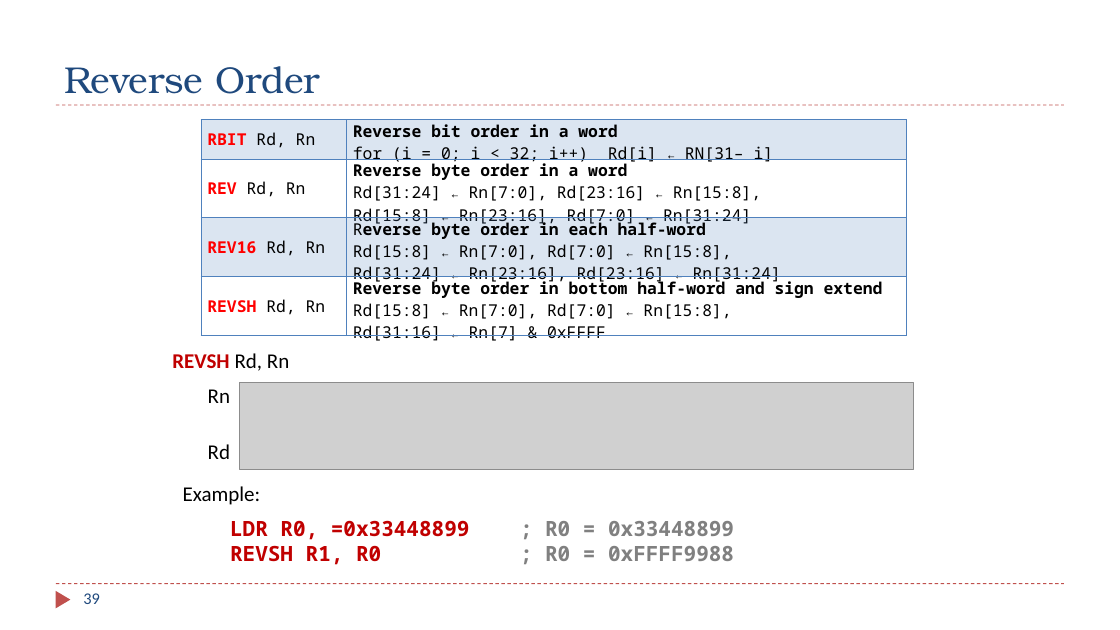
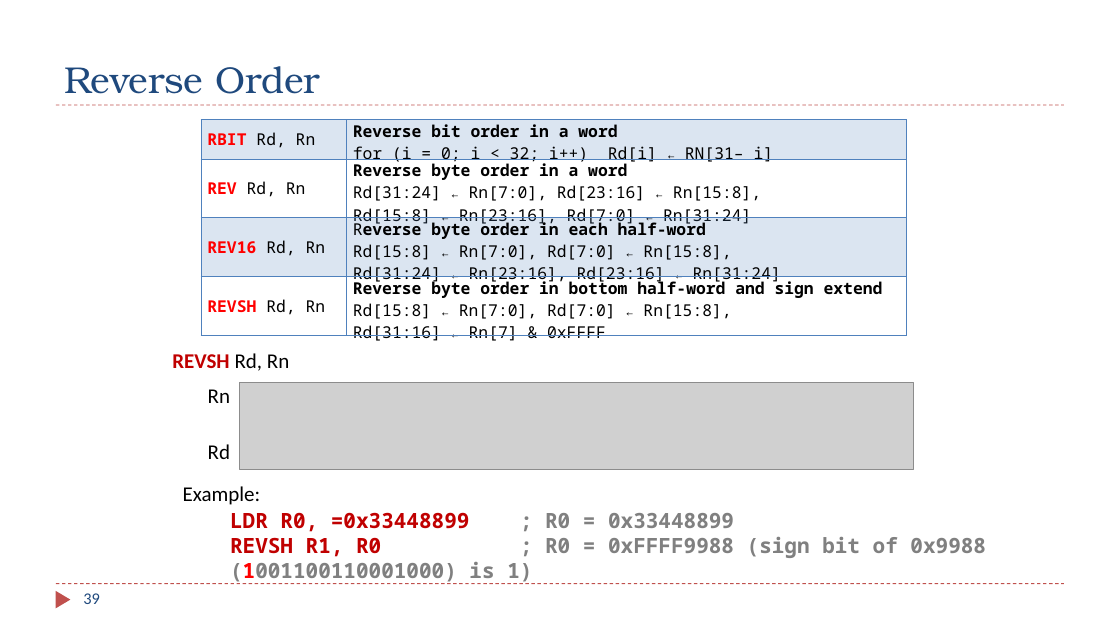
Before and after one commit to guhofstra/CSC111Fa26, a slide deck: slide 39 of PPTs/Ch4_ARM_Arithmetic_Logic.pptx. Drawn at 1120x630 pixels with LibreOffice and Linux fonts; fonts in the diff are those of the drawing; grey boxes stand for pictures. Boxes give left, top, right and bottom in pixels: in the first picture for what was removed or moved away, otherwise in the second. Text is boxed around its words. In the diff, an @@ line names an element or a change of style, - is before the commit and + after.

```diff
--- a/PPTs/Ch4_ARM_Arithmetic_Logic.pptx
+++ b/PPTs/Ch4_ARM_Arithmetic_Logic.pptx
@@ text "LDR R0, =0x33448899 ; R0 ...": place and size @@
-text "LDR R0, =0x33448899 ; R0 ..." at [230,520,734,565]
+text "LDR R0, =0x33448899 ; R0 ..." at [230,512,986,584]
@@ text at [230,537,986,584]: text changed @@
-REVSH R1, R0 ; R0 = 0xFFFF9988
+REVSH R1, R0 ; R0 = 0xFFFF9988 (sign bit of 0x9988 (1001100110001000) is 1)
```
Also in this commit, not shown: 4 other slides changed, 1 other file.
